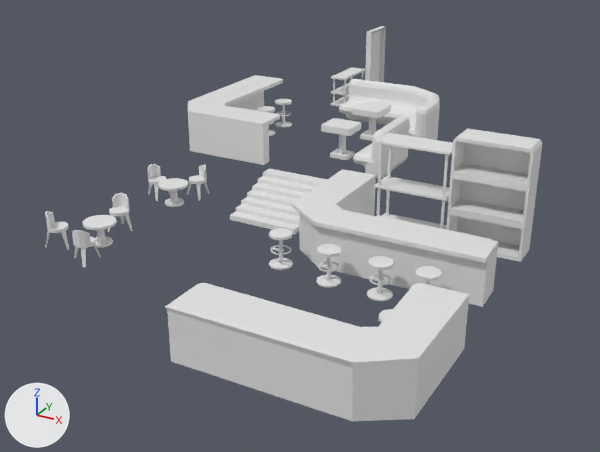
The FBX model ShowUsWutYouAreMadeOf/Assets/Models/Environment/Room furnitures.fbx, before and after one commit.
Before and after are seen from a 50 mm camera at (12.2, -18.7, 10.1) aimed at (0.5, 2.5, -0.5). The lights are fixed; the arrows at lower left show +X, +Y and +Z. Where no turn or scale is listed for an object, it has been applied to the vertices.
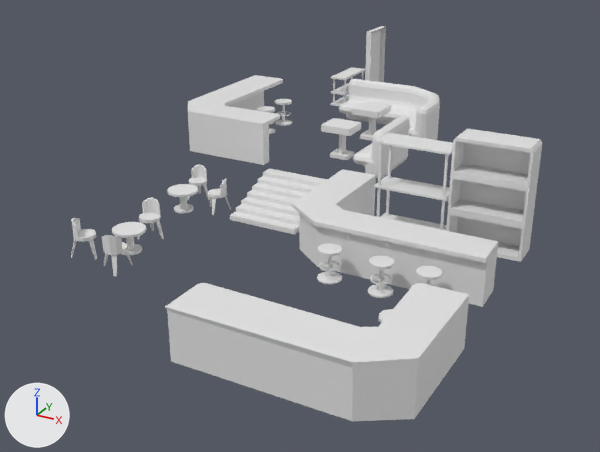
Where the newer file only moved an object's origin or applied its transform, the numbers keep the older frame.

What differs and where, as boxes (x1, y1, x2, y2) in the pictures (600 x 452 px; the box of a moved part takes in the faces that stretch with it):
'table_round.003', moved: before (82, 215, 117, 248); after (112, 222, 147, 255)
'chair_round.007', moved, rescaled (7% wider, 8% taller): before (72, 230, 101, 268); after (102, 235, 133, 276)
'chair_round.006', moved, rescaled (8% wider, 10% taller): before (108, 193, 133, 232); after (137, 197, 164, 240)
'table_round.001', moved: before (158, 178, 188, 207); after (167, 184, 198, 213)
'bar stool.002', reshaped, moved: before (367, 256, 394, 301); after (368, 255, 394, 298)
'chair_round.010', moved, rescaled (8% wider, 7% taller): before (45, 211, 69, 250); after (71, 218, 97, 260)
'bar stool.001', moved: before (316, 244, 341, 288); after (317, 243, 342, 284)
'chair_round.002', moved, turned: before (147, 164, 170, 201); after (208, 179, 231, 215)
'bar stool.014', deleted: before (269, 228, 293, 270)
'chair_round.003', moved, turned: before (187, 164, 209, 201); after (187, 165, 210, 200)
'bar stool.003', moved: before (416, 266, 442, 286); after (416, 265, 442, 287)
'bar stool.017', reshaped (7% shorter): before (275, 99, 292, 128); after (275, 99, 292, 126)
'bar mixing table.001', moved (not visible afterwards): before (376, 215, 492, 240)
part 1 of me_circle_004, moved or reshaped: before (269, 116, 393, 301); after (275, 116, 394, 298)

Patch to the scene script:
```diff
--- a/ShowUsWutYouAreMadeOf/Assets/Models/Environment/Room furnitures.fbx.py
+++ b/ShowUsWutYouAreMadeOf/Assets/Models/Environment/Room furnitures.fbx.py
@@ me_circle_004 @@
 me_circle_004.from_pydata(...)  # 180 vertices, 172 faces; spans x -0.332..0.332, y -0.332..0.332, z -0.443..0.506
+# me_circle_004 part 1: all 36 vertices in x -0.332..0.332, y -0.332..0.332, z -0.443..-0.358 are moved by (0.0, 0.0, 0.074)
 me_circle_004.materials.append(mat_darkened_color_palette)
@@ ob_table_round_003 @@
 ob_table_round_003 = bpy.data.objects.new('table_round.003', me_cylinder_001)
-ob_table_round_003.location = (-3.47, -2.22, 0.31)
+ob_table_round_003.location = (-2.39, -2.22, 0.31)
@@ ob_chair_round_006 @@
 ob_chair_round_006 = bpy.data.objects.new('chair_round.006', me_circle_005)
-ob_chair_round_006.location = (-3.63, -1.16, 0.52)
+ob_chair_round_006.location = (-2.53, -1.11, 0.52)
 ob_chair_round_006.rotation_euler = (0.0, 0.0, -0.268)  # degrees (0, 0, -15)
+ob_chair_round_006.scale = (1.06, 1.06, 1.06)
@@ ob_bar_stool_014 @@
-ob_bar_stool_014 = bpy.data.objects.new('bar stool.014', me_circle_004)
@@ ob_table_round_001 @@
 ob_table_round_001 = bpy.data.objects.new('table_round.001', me_cylinder_004)
-ob_table_round_001.location = (-3.47, 1.28, 0.31)
+ob_table_round_001.location = (-2.88, 0.98, 0.31)
@@ ob_bar_mixing_table_001 @@
 ob_bar_mixing_table_001 = bpy.data.objects.new('bar mixing table.001', me_cube_190)
-ob_bar_mixing_table_001.location = (5.67, 0.99, 0.98)
+ob_bar_mixing_table_001.location = (5.67, 0.99, 0.82)
@@ ob_chair_round_003 @@
 ob_chair_round_003 = bpy.data.objects.new('chair_round.003', me_circle_010)
-ob_chair_round_003.location = (-3.11, 2.16, 0.52)
-ob_chair_round_003.rotation_euler = (0.0, 0.0, -1.196)  # degrees (0, 0, -69)
+ob_chair_round_003.location = (-3.04, 2.05, 0.52)
+ob_chair_round_003.rotation_euler = (0.0, 0.0, -0.268)  # degrees (0, 0, -15)
@@ ob_bar_stool_003 @@
 ob_bar_stool_003 = bpy.data.objects.new('bar stool.003', me_circle_003)
-ob_bar_stool_003.location = (6.15, -1.26, 0.44)
+ob_bar_stool_003.location = (6.15, -1.22, 0.44)
 ob_bar_stool_003.rotation_euler = (0.0114, -0.000131, -0.0315)  # degrees (0.7, 0, -1.8)
@@ ob_chair_round_010 @@
 ob_chair_round_010 = bpy.data.objects.new('chair_round.010', me_circle_009)
-ob_chair_round_010.location = (-4.4, -2.98, 0.52)
+ob_chair_round_010.location = (-3.34, -3.03, 0.52)
 ob_chair_round_010.rotation_euler = (0.0, 0.0, 1.578)  # degrees (0, 0, 90)
+ob_chair_round_010.scale = (1.06, 1.06, 1.06)
@@ ob_bar_stool_002 @@
 ob_bar_stool_002 = bpy.data.objects.new('bar stool.002', me_circle_004)
-ob_bar_stool_002.location = (4.9, -1.27, 0.43)
+ob_bar_stool_002.location = (4.9, -1.23, 0.43)
 ob_bar_stool_002.rotation_euler = (0.0114, -0.000131, -0.0315)  # degrees (0.7, 0, -1.8)
@@ ob_chair_round_002 @@
 ob_chair_round_002 = bpy.data.objects.new('chair_round.002', me_circle_002)
-ob_chair_round_002.location = (-4.33, 1.54, 0.49)
-ob_chair_round_002.rotation_euler = (0.0, 0.0, -1.455)  # degrees (0, 0, -83)
+ob_chair_round_002.location = (-1.88, 1.49, 0.49)
+ob_chair_round_002.rotation_euler = (0.0, 0.0, 2.408)  # degrees (0, 0, 138)
@@ ob_bar_stool_001 @@
 ob_bar_stool_001 = bpy.data.objects.new('bar stool.001', me_circle_003)
-ob_bar_stool_001.location = (3.42, -1.25, 0.43)
+ob_bar_stool_001.location = (3.42, -1.21, 0.43)
 ob_bar_stool_001.rotation_euler = (0.0114, -0.000131, -0.0315)  # degrees (0.7, 0, -1.8)
@@ ob_chair_round_007 @@
 ob_chair_round_007 = bpy.data.objects.new('chair_round.007', me_circle_006)
-ob_chair_round_007.location = (-3.04, -3.35, 0.49)
+ob_chair_round_007.location = (-1.97, -3.33, 0.54)
 ob_chair_round_007.rotation_euler = (0.0, 0.0, 0.696)  # degrees (0, 0, 40)
+ob_chair_round_007.scale = (1.07, 1.07, 1.07)
```
